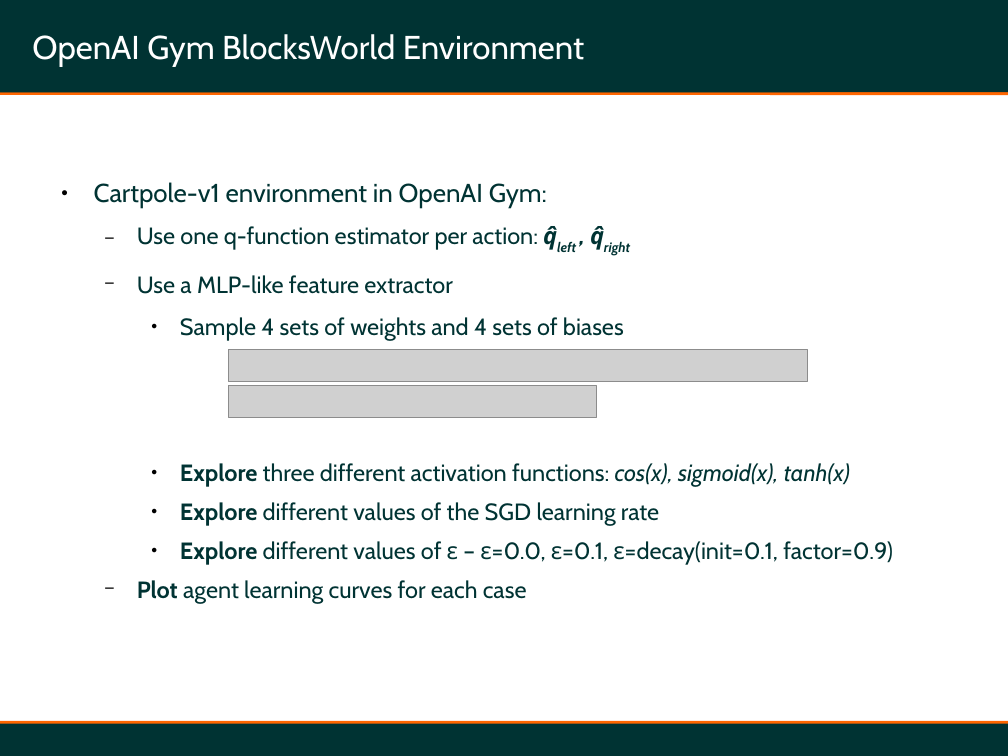
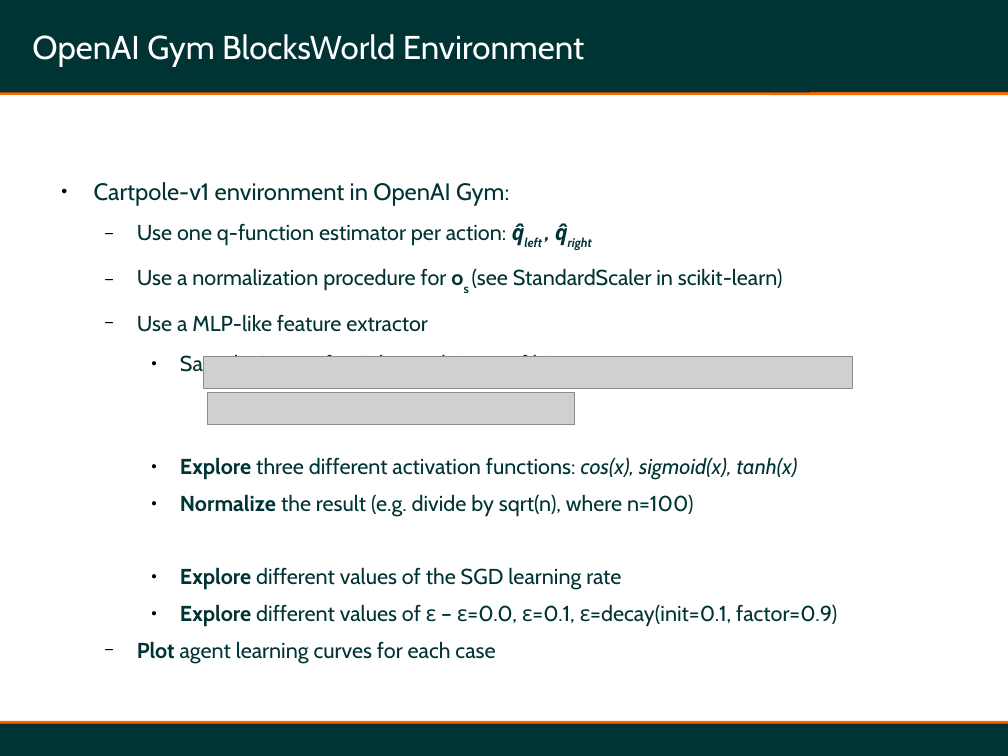
Before and after one commit to cs-pub-ro/MAS, a slide deck: slide 10 of lab6-VFA/description/MAS-Lab6-QFA.odp. Drawn at 1008x756 pixels with LibreOffice and Linux fonts; fonts in the diff are those of the drawing; grey boxes stand for pictures. Boxes give left, top, right and bottom in pixels: in the first picture for what was removed or moved away, otherwise in the second. Text is boxed around its words. In the diff, an @@ line names an element or a change of style, - is before the commit and + after.

Commit message:
Updated description of MAS Lab 6 Q Learning with VFA

```diff
--- a/lab6-VFA/description/MAS-Lab6-QFA.odp
+++ b/lab6-VFA/description/MAS-Lab6-QFA.odp
@@ text at <box>94,182,837,627</box>: size 20.4 to 18.7 pt in "Cartpole-v1 environment in OpenAI Gym:"; size 18.5 to 17 pt in "Use one q-function estimator per action: q̂left ...", "Use a MLP-like feature extractor", "Sample 4 sets of weights and 4 ...", "Explore three different activation functions: cos(x), sigmoi ..." and 3 more places @@
@@ text at <box>137,268,783,291</box>: paragraph added @@
+  − Use a normalization procedure for os (see StandardScaler in scikit-learn)
@@ picture: place and size @@
-picture at <box>229,349,807,381</box>
+picture at <box>204,357,853,389</box>
@@ picture: place and size @@
-picture at <box>229,386,596,418</box>
+picture at <box>208,392,575,424</box>
@@ text at <box>180,494,694,517</box>: paragraph added @@
+    ● Normalize the result (e.g. divide by sqrt(n), where n=100)
```
Also in this commit, not shown: 1 other slide changed.
